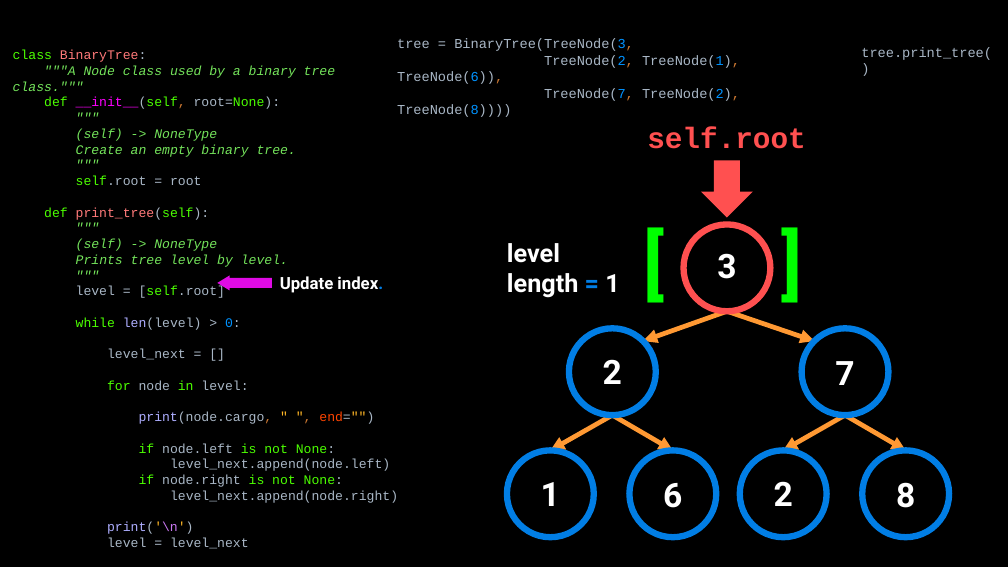
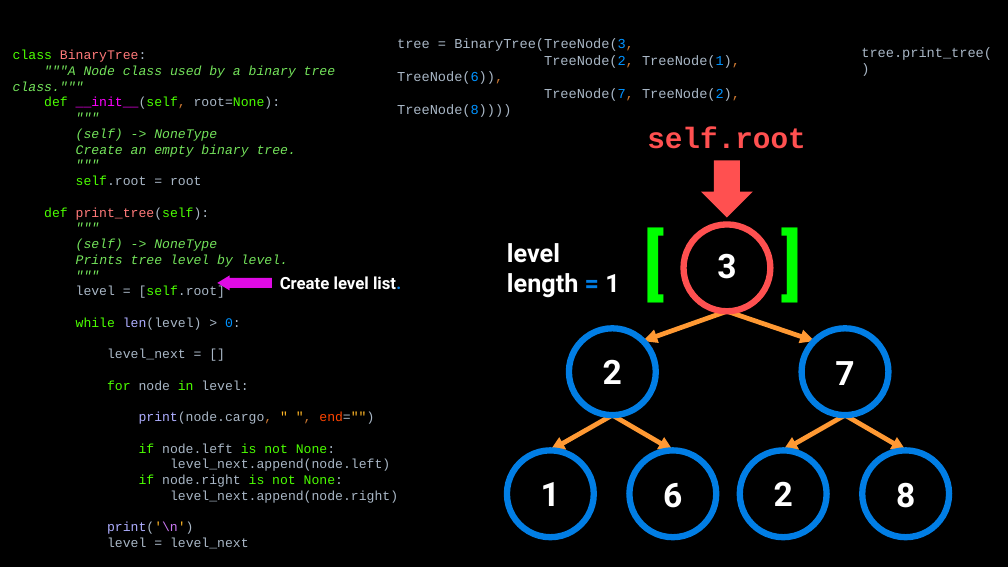
Before and after one commit to APS106/APS106-winter-2022-material, a slide deck: slide 102 of lectures/week12/lecture1/slides/week12_lecture1.pptx (slide 87 before the commit). Drawn at 1008x567 pixels with LibreOffice and Linux fonts; fonts in the diff are those of the drawing; background and template pictures are left out. Boxes give left, top, right and bottom in pixels: in the first picture for what was removed or moved away, otherwise in the second. Text is boxed around its words. In the diff, an @@ line names an element or a change of style, - is before the commit and + after.

```diff
--- a/lectures/week12/lecture1/slides/week12_lecture1.pptx
+++ b/lectures/week12/lecture1/slides/week12_lecture1.pptx
@@ text at <box>280,276,401,289</box>: text changed @@
-Update index.
+Create level list.
```
Also in this commit, not shown: 8 other slides changed, 18 slides added, 3 other files.
